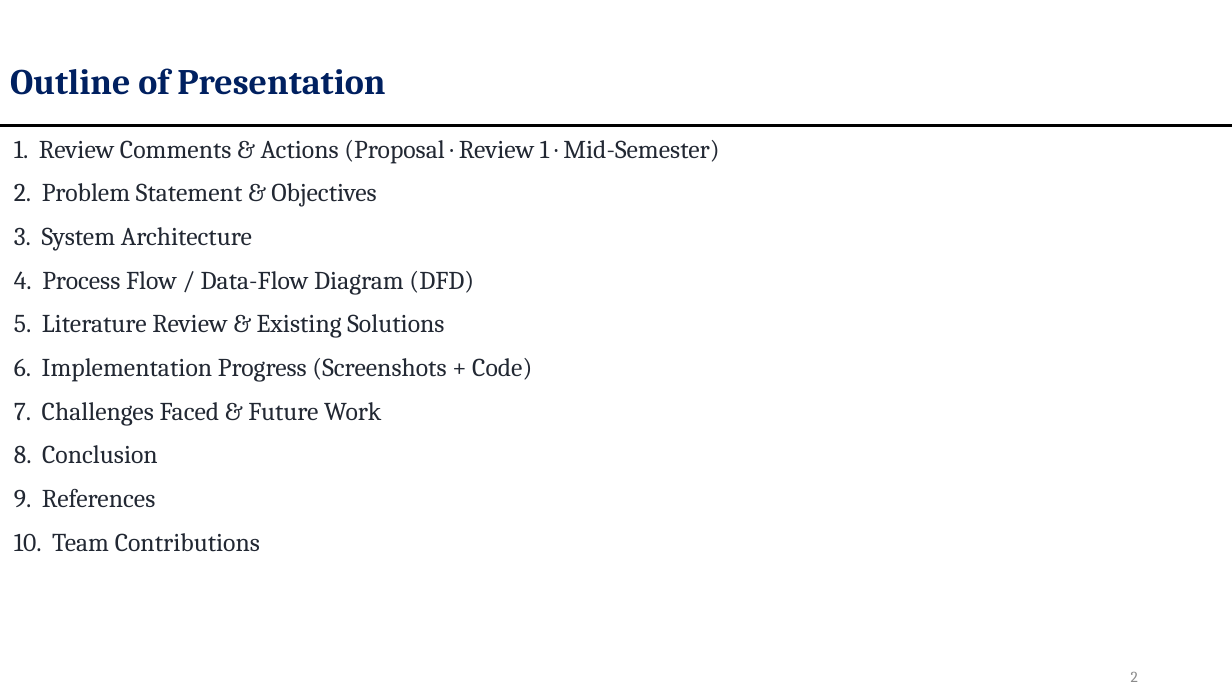
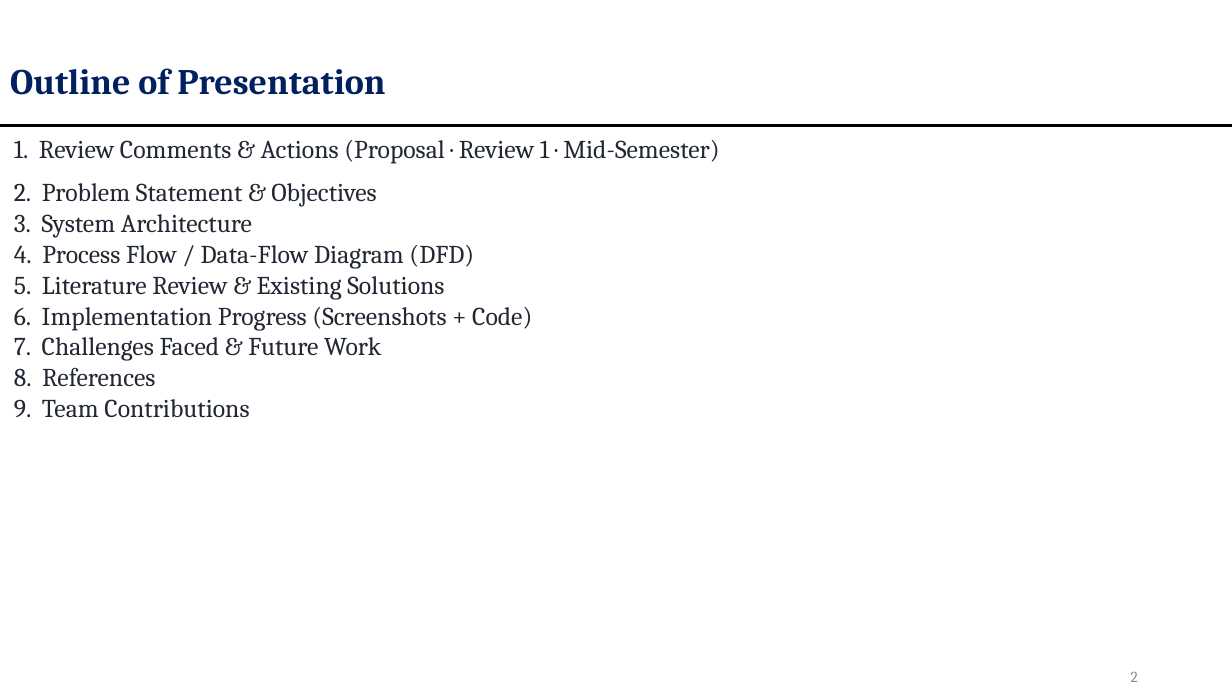
Before and after one commit to OMJOSHI15/indus11, a slide deck: slide 2 of docs/Indus11-Final-Review.pptx. Drawn at 1232x693 pixels with LibreOffice and Linux fonts; fonts in the diff are those of the drawing. Boxes give left, top, right and bottom in pixels: in the first picture for what was removed or moved away, otherwise in the second. Text is boxed around its words. In the diff, an @@ line names an element or a change of style, - is before the commit and + after.

```diff
--- a/docs/Indus11-Final-Review.pptx
+++ b/docs/Indus11-Final-Review.pptx
@@ text at <box>14,183,532,361</box>: less space between paragraphs @@
@@ text at <box>14,368,249,418</box>: text changed @@
-8. Conclusion
-9. References
-10. Team Contributions
+8. References
+9. Team Contributions
```
Also in this commit, not shown: 2 slides removed.
